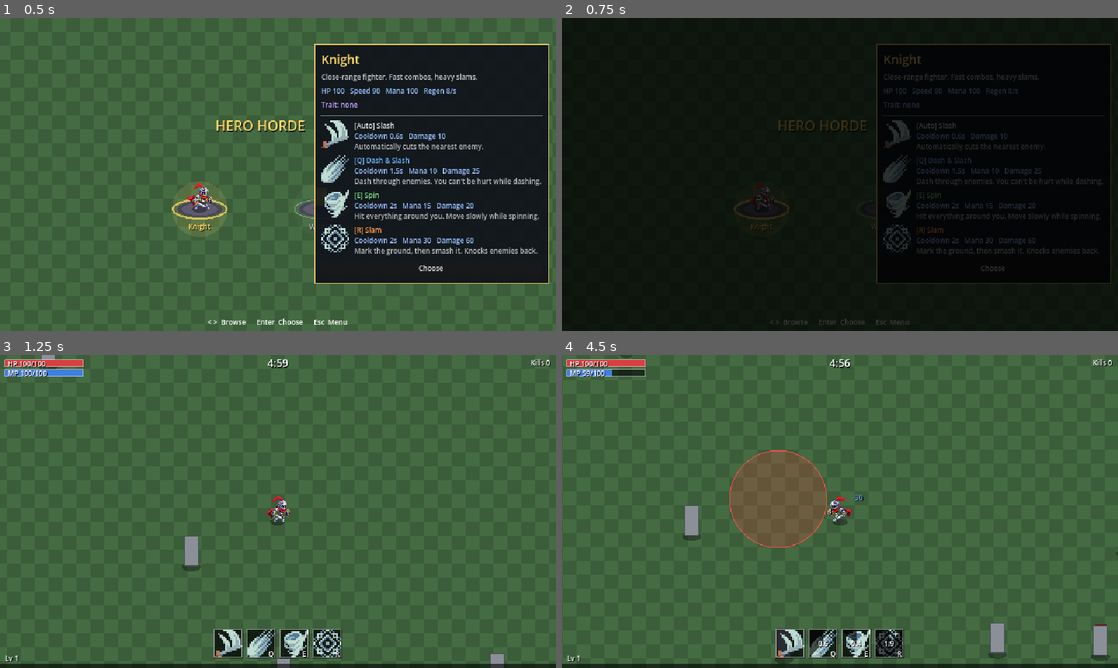
Above: before the commit, frames 1-4 (two rows, left to right).
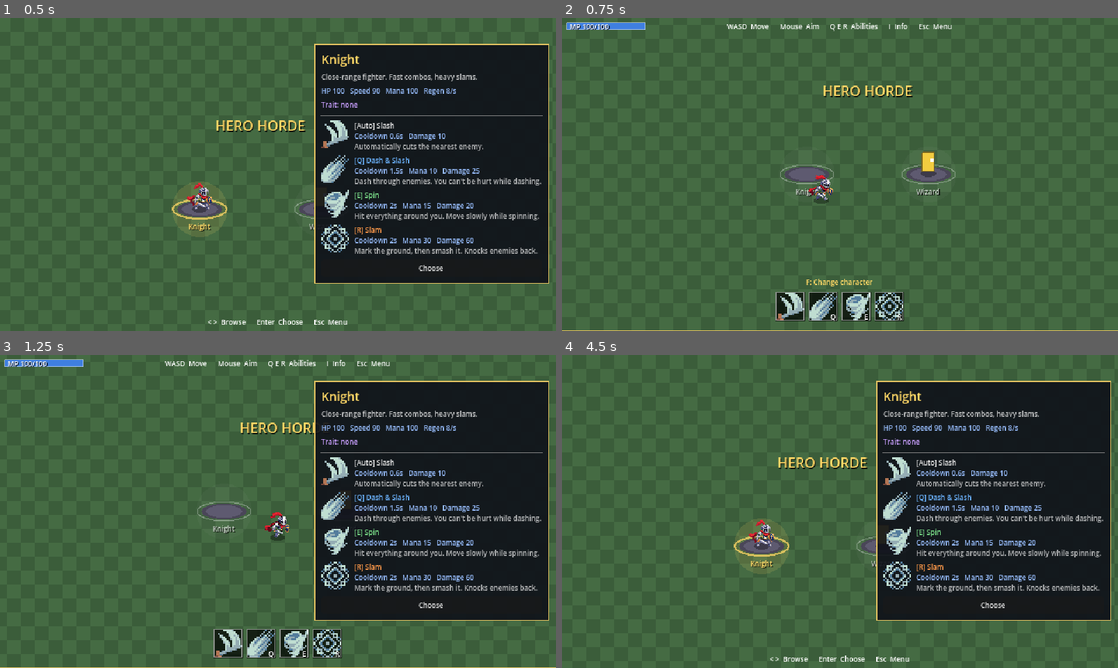
Above: after the commit, the same moments.

Repository: boki-io/game
Game: Godot game, scene res://scenes/hub.tscn
Two runs of this game, one before a commit and one after it. Both use one fixed random seed, a clock stepped at 60 frames per second and the inputs below.
Inputs (mouse positions are in pixels of both pictures, inside the frame that each line leads up to):
- Up to frame 1 (0.5 s): no input
- Up to frame 2 (0.75 s): tap Enter (hub_confirm) at 0.5 s; move the mouse to (762, 196) at 0.52 s; hold D (hub_right) from 0.53 s (still down); hold Enter (hub_confirm) from 0.53 s (still down); click (762, 196) at 0.67 s
- Up to frame 3 (1.25 s): keep holding D (hub_right); keep holding Enter (hub_confirm); tap I (hub_info) at 0.8 s
- Up to frame 4 (4.5 s): move the mouse to (728, 527) at 1.27 s; release D (hub_right) at 1.28 s; release Enter (hub_confirm) at 1.28 s; hold S (move_down) 1.28-2.03 s; tap I (hub_info) at 1.35, 3.05 s; click (728, 527) at 1.42 s; tap F (interact) at 1.55 s; move the mouse to (895, 442) at 2.02 s; hold D (hub_right) 2.03-2.78 s; hold F (interact) 2.03-2.78 s; click (895, 442) at 2.17 s; tap Enter (hub_confirm) at 2.3 s; move the mouse to (812, 574) at 2.77 s; hold W (move_up) 2.78-3.53 s; tap E (ability_e) at 2.85 s; click (812, 574) at 2.92 s; move the mouse to (1006, 558) at 3.52 s; hold F (interact) 3.53-4.28 s; hold A (hub_left) from 3.53 s (still down); tap Q (ability_q) at 3.6 s; click (1006, 558) at 3.67 s; move the mouse to (673, 464) at 4.27 s; tap R (ability_r) at 4.35 s; click (673, 464) at 4.42 s

Frame 1 is identical in both runs. In frame 2, 99% of the frame differs, in the area x 0-100%, y 0-100%; in frame 3, 36%; in frame 4, 43%.

Commit message:
Hub walk mode (M25)
Choosing a character spawns a hub-mode Player (infinite mana, no damage, no
progression), the door lights up and starts a run, interact near a pedestal
returns to browsing, and Return to Hub lands in walk mode near the door.
Effects, DamageZones and PlayerProjectiles gain clear(); CameraFollow can
ease its base offset.

Co-Authored-By: Claude Sonnet 5.5 <noreply@anthropic.com>

Diff:
--- a/scenes/hub.tscn
+++ b/scenes/hub.tscn
@@ -8,6 +8,11 @@
 [ext_resource type="Script" path="res://scripts/ui/hub_info_panel.gd" id="6"]
 [ext_resource type="Script" path="res://scripts/ui/pause_menu.gd" id="7"]
 [ext_resource type="Script" path="res://scripts/ui/debug_overlay.gd" id="8"]
+[ext_resource type="Script" path="res://scripts/ui/hud.gd" id="9"]
+[ext_resource type="Script" path="res://scripts/systems/damage_zones.gd" id="10"]
+[ext_resource type="Script" path="res://scripts/systems/player_projectiles.gd" id="11"]
+[ext_resource type="PackedScene" path="res://scenes/player_projectile.tscn" id="12"]
+[ext_resource type="Script" path="res://scripts/systems/effects.gd" id="13"]
 
 [node name="Hub" type="Node2D"]
 y_sort_enabled = true
@@ -26,6 +31,19 @@
 [node name="Pedestals" type="Node2D" parent="World"]
 y_sort_enabled = true
 
+[node name="Players" type="Node2D" parent="World"]
+y_sort_enabled = true
+
+[node name="Zones" type="Node2D" parent="World"]
+script = ExtResource("10")
+
+[node name="PlayerProjectiles" type="Node2D" parent="World"]
+script = ExtResource("11")
+projectile_scene = ExtResource("12")
+
+[node name="Effects" type="Node2D" parent="World"]
+script = ExtResource("13")
+
 [node name="Door" type="Node2D" parent="."]
 position = Vector2(480, 0)
 script = ExtResource("5")
@@ -34,6 +52,16 @@
 script = ExtResource("4")
 
 [node name="UI" type="CanvasLayer" parent="."]
+
+[node name="Hud" type="Control" parent="UI"]
+layout_mode = 3
+anchors_preset = 15
+anchor_right = 1.0
+anchor_bottom = 1.0
+grow_horizontal = 2
+grow_vertical = 2
+mouse_filter = 2
+script = ExtResource("9")
 
 [node name="DebugOverlay" type="Label" parent="UI"]
 offset_left = 6.0
@@ -69,6 +97,22 @@
 horizontal_alignment = 1
 mouse_filter = 2
 
+[node name="Prompt" type="Label" parent="UI"]
+visible = false
+anchors_preset = 12
+anchor_top = 1.0
+anchor_right = 1.0
+anchor_bottom = 1.0
+offset_top = -62.0
+offset_bottom = -48.0
+grow_horizontal = 2
+grow_vertical = 0
+theme_override_colors/font_color = Color(1, 0.85, 0.4, 1)
+theme_override_font_sizes/font_size = 8
+text = "F: Change character"
+horizontal_alignment = 1
+mouse_filter = 2
+
 [node name="PauseMenu" type="Control" parent="UI"]
 process_mode = 3
 layout_mode = 3
--- a/scripts/hub.gd
+++ b/scripts/hub.gd
@@ -1,9 +1,11 @@
 extends Node2D
-## The hub: a room with a pedestal per character. Browse mode is a camera and a cursor; walk mode (as the
-## chosen character, with a door to the run) comes in the next milestone.
+## The hub: a room with a pedestal per character. Browse mode is a camera and a cursor; choosing a character
+## switches to walk mode, where you are that character (infinite mana, no damage) and can walk through the
+## door in the north wall to start a run. Standing at a pedestal and pressing interact goes back to browsing.
 
 enum Mode { BROWSE, WALK }
 
+const PLAYER_SCENE := preload("res://scenes/player.tscn")
 const PEDESTAL_Y := 380.0
 const PEDESTAL_SPACING := 140.0
 const CENTER_X := 480.0
@@ -11,54 +13,74 @@
 const BROWSE_OFFSET := Vector2(90, 0)
 const BROWSE_LIFT := 40.0
 const MODE_LOCKOUT := 0.2  # confirm and interact are ignored this long after a mode change
+const INTERACT_RADIUS := 60.0  # less than half the pedestal spacing, so at most one pedestal qualifies
+const SPAWN_BELOW_PEDESTAL := 30.0
+const SPAWN_BELOW_DOOR := 40.0  # below the door trigger, when returning from a run
+const CAMERA_BLEND := 0.3
+const BROWSE_HINT := "< >  Browse      Enter  Choose      Esc  Menu"
+const WALK_HINT := "WASD  Move      Mouse  Aim      Q E R  Abilities      I  Info      Esc  Menu"
 
 var mode := Mode.BROWSE
 var characters: Array[CharacterData] = []
 var pedestals: Array[HubPedestal] = []
-var focus_index := 0
+var focus_index := 0  # browse: the focused pedestal. walk: the character being played
+var player: Player
 
 var _lockout := 0.0
-var _confirmed := false
+var _entering_run := false
 
 @onready var pedestals_root: Node2D = $World/Pedestals
+@onready var players_root: Node2D = $World/Players
 @onready var camera: CameraFollow = $Camera
 @onready var door: HubDoor = $Door
 @onready var panel: HubInfoPanel = $UI/InfoPanel
 @onready var hint: Label = $UI/HintBar
+@onready var prompt: Label = $UI/Prompt
+@onready var hud: Hud = $UI/Hud
 
 
 func _ready() -> void:
 	EnemyGrid.clear()
 	characters = CharacterRegistry.all()
 	_build_pedestals()
-	camera.base_offset = BROWSE_OFFSET
 	panel.choose_pressed.connect(_confirm)
+	door.player_entered.connect(_enter_run)
 	door.set_open(false)
-	# Coming back from a run lands on the character just played (walk mode replaces this later).
+	# Coming back from a run: walk mode as the character just played, below the door.
 	var last := GameSession.last_character
-	var start := 0
 	if last:
 		for i in characters.size():
 			if characters[i].id == last.id:
-				start = i
-	_focus(start, true)
+				_enter_walk(i, Vector2(door.position.x, SPAWN_BELOW_DOOR + HubDoor.SIZE.y), true)
+				return
+	_enter_browse(0, true)
 
 
 func _process(delta: float) -> void:
 	_lockout = maxf(_lockout - delta, 0.0)
+	prompt.visible = mode == Mode.WALK and is_instance_valid(player) and _pedestal_near_player() != null
 
 
 func _unhandled_input(event: InputEvent) -> void:
-	if SceneFader.busy or mode != Mode.BROWSE:
-		return
-	if event.is_action_pressed(&"hub_left"):
-		_focus(posmod(focus_index - 1, characters.size()))
-	elif event.is_action_pressed(&"hub_right"):
-		_focus(posmod(focus_index + 1, characters.size()))
-	elif event.is_action_pressed(&"hub_confirm"):
-		_confirm()
+	if SceneFader.busy:
+		return
+	if mode == Mode.BROWSE:
+		if event.is_action_pressed(&"hub_left"):
+			_focus(posmod(focus_index - 1, characters.size()))
+		elif event.is_action_pressed(&"hub_right"):
+			_focus(posmod(focus_index + 1, characters.size()))
+		elif event.is_action_pressed(&"hub_confirm"):
+			_confirm()
+		else:
+			return
 	else:
-		return
+		if event.is_action_pressed(&"interact"):
+			if _lockout <= 0.0 and _pedestal_near_player() != null:
+				_enter_browse(focus_index, false)
+		elif event.is_action_pressed(&"hub_info"):
+			panel.visible = not panel.visible
+		else:
+			return
 	get_viewport().set_input_as_handled()
 
 
@@ -90,12 +112,90 @@
 		Audio.play(&"hub_focus")
 
 
+## Browse mode with `index` focused. Removes the Player (if any) and everything it left pending.
+func _enter_browse(index: int, instant: bool) -> void:
+	_remove_player()
+	mode = Mode.BROWSE
+	_lockout = MODE_LOCKOUT
+	for p in pedestals:
+		p.set_figure_visible(true)
+	door.set_open(false)
+	camera.set_base_offset(BROWSE_OFFSET, 0.0 if instant else 0.25)
+	panel.visible = true
+	_place_hint(BROWSE_HINT, false)
+	focus_index = -1  # so _focus reports a change only when the player moves it
+	_focus(index, instant)
+	focus_index = index
+
+
+func _place_hint(text: String, at_top: bool) -> void:
+	hint.text = text
+	hint.anchor_top = 0.0 if at_top else 1.0
+	hint.anchor_bottom = hint.anchor_top
+	hint.offset_top = 4.0 if at_top else -16.0
+	hint.offset_bottom = hint.offset_top + 12.0
+
+
 func _confirm() -> void:
-	if _lockout > 0.0 or _confirmed or SceneFader.busy or mode != Mode.BROWSE:
-		return
-	_confirmed = true
+	if _lockout > 0.0 or SceneFader.busy or mode != Mode.BROWSE:
+		return
 	Audio.play(&"hub_choose")
-	# TEMPORARY until walk mode lands: choosing starts a run straight away.
+	var pedestal := pedestals[focus_index]
+	var fx := Effects.get_for(self)
+	if fx:
+		fx.ring(pedestal.position, 30.0)
+		fx.puff(pedestal.position + Vector2(0, -12), Color("ffd866"))
+	_enter_walk(focus_index, pedestal.position + Vector2(0, SPAWN_BELOW_PEDESTAL), false)
+	Audio.play(&"door_open")
+
+
+## Walk mode as characters[index], standing at `pos`.
+func _enter_walk(index: int, pos: Vector2, instant: bool) -> void:
+	_remove_player()
+	mode = Mode.WALK
+	_lockout = MODE_LOCKOUT
+	focus_index = index
+	for i in pedestals.size():
+		pedestals[i].focused = false
+		pedestals[i].set_figure_visible(i != index)
+	player = PLAYER_SCENE.instantiate()
+	player.character = characters[index]
+	player.hub_mode = true
+	player.position = pos
+	players_root.add_child(player)
+	hud.bind(player)
+	panel.visible = false
+	_place_hint(WALK_HINT, true)  # the ability icons sit at the bottom in walk mode
+	camera.set_base_offset(Vector2.ZERO, 0.0 if instant else CAMERA_BLEND)
+	if instant:
+		camera.browse_to(pos - Vector2(0, 12), true)
+	door.set_open(true)
+
+
+## Removes the Player immediately (not queue_free, so a same-frame spawn can never leave two) and clears
+## anything it left pending: meteors, damage fields, bolts in flight and effects.
+func _remove_player() -> void:
+	if is_instance_valid(player):
+		PlayerRegistry.unregister(player)
+		players_root.remove_child(player)
+		player.free()
+	player = null
+	for node in [$World/Effects, $World/Zones, $World/PlayerProjectiles]:
+		node.clear()
+
+
+func _pedestal_near_player() -> HubPedestal:
+	for p in pedestals:
+		if p.position.distance_to(player.global_position) < INTERACT_RADIUS:
+			return p
+	return null
+
+
+func _enter_run() -> void:
+	if _entering_run or mode != Mode.WALK or SceneFader.busy:
+		return
+	_entering_run = true
+	Audio.play(&"door_enter")
 	GameSession.start_run(characters[focus_index])
 
 
--- a/scripts/player/player.gd
+++ b/scripts/player/player.gd
@@ -8,6 +8,8 @@
 
 ## Set before adding to the tree. Supplies abilities, base stats, color and upgrade pool.
 var character: CharacterData
+## Set before adding to the tree. The hub: infinite mana, no damage to take, no progression.
+var hub_mode := false
 
 var facing := Vector2.RIGHT
 var dead := false
@@ -69,6 +71,7 @@
 func _apply_character() -> void:
 	max_hp = character.max_hp
 	mana.configure(character.max_mana, character.mana_regen)
+	mana.infinite = hub_mode
 	move_speed = character.move_speed
 	sprite.body_color = character.body_color
 	caster.ability_auto = character.ability_auto
--- a/scripts/systems/camera_follow.gd
+++ b/scripts/systems/camera_follow.gd
@@ -11,6 +11,7 @@
 var base_offset := Vector2.ZERO
 
 var _browse_tween: Tween
+var _offset_tween: Tween
 var _blend := 1.0  # 0..1 while blending from a browse position to following the player
 var _blend_from := Vector2.ZERO
 var _had_target := false
@@ -33,6 +34,17 @@
 	limit_right = Arena.world_size.x
 	limit_bottom = Arena.world_size.y
 	process_callback = Camera2D.CAMERA2D_PROCESS_PHYSICS
+
+
+## Eases `base_offset` to `value` (the hub shifts the view between browse and walk mode).
+func set_base_offset(value: Vector2, time: float = 0.0) -> void:
+	if _offset_tween:
+		_offset_tween.kill()
+	if time <= 0.0:
+		base_offset = value
+		return
+	_offset_tween = create_tween()
+	_offset_tween.tween_property(self, "base_offset", value, time)
 
 
 ## Moves the camera to a world position over BROWSE_TIME. Only used while no player exists.
--- a/scripts/systems/damage_zones.gd
+++ b/scripts/systems/damage_zones.gd
@@ -14,6 +14,12 @@
 func _ready() -> void:
 	add_to_group(&"zones")
 	z_index = 5
+
+
+## Drops every pending burst and field (used when the hub changes character).
+func clear() -> void:
+	_zones.clear()
+	queue_redraw()
 
 
 ## Capsule along a..b. Hits every `interval` seconds, `ticks` times, the first one at once.
--- a/scripts/systems/effects.gd
+++ b/scripts/systems/effects.gd
@@ -22,6 +22,18 @@
 func _ready() -> void:
 	add_to_group(&"effects")
 	z_index = 10  # above the y-sorted world
+
+
+## Drops every pending visual and number (used when the hub changes character).
+func clear() -> void:
+	_numbers.clear()
+	_fx.clear()
+	for child in get_children():
+		var sprite := child as AnimatedSprite2D
+		if sprite and sprite.visible:
+			sprite.stop()
+			_recycle_sprite(sprite)
+	queue_redraw()
 
 
 func damage_number(pos: Vector2, amount: float) -> void:
--- a/scripts/systems/mana.gd
+++ b/scripts/systems/mana.gd
@@ -5,6 +5,9 @@
 
 @export var base_max: float = 100.0
 @export var base_regen: float = 8.0  # per second
+
+## Practice mode (the hub): spending never reduces mana, so every cast is affordable.
+var infinite := false
 
 var current := 0.0
 var _known_max := 0.0
@@ -50,6 +53,9 @@
 
 
 func spend(cost: float) -> void:
+	if infinite:
+		changed.emit(current, max_mana())
+		return
 	current = maxf(current - cost, 0.0)
 	changed.emit(current, max_mana())
 
--- a/scripts/systems/player_projectiles.gd
+++ b/scripts/systems/player_projectiles.gd
@@ -35,6 +35,14 @@
 	return true
 
 
+## Retires every bolt in flight (used when the hub changes character).
+func clear() -> void:
+	for child in get_children():
+		var p := child as PlayerProjectile
+		if p and p.active:
+			p.retire()
+
+
 func release(p: PlayerProjectile) -> void:
 	_live -= 1
 	_pool.append(p)
--- a/tests/hub_browse.gd
+++ b/tests/hub_browse.gd
@@ -95,10 +95,15 @@
 		await physics_frame
 	_check(hub.focus_index == 0, "clicking a pedestal focuses it")
 
-	# Choose starts exactly one run.
-	_session.last_character = null
+	# Choose confirms exactly once: one Player of the focused character, in walk mode.
+	hub._focus(1, true)
+	await physics_frame
+	for i in 20:
+		await physics_frame  # past the mode lockout
 	hub._confirm()
 	hub._confirm()
-	_check(_session.last_character == chars[0], "Choose sets the character")
+	await physics_frame
+	_check(hub.mode == hub.Mode.WALK, "Choose enters walk mode")
+	_check(_players.players.size() == 1 and _players.players[0].character == chars[1], "exactly one Player of the chosen character")
 	print("FAIL" if _failed else "PASS")
 	quit(1 if _failed else 0)
--- /dev/null
+++ b/tests/hub_walk.gd
@@ -0,0 +1,116 @@
+extends SceneTree
+## Hub walk mode: choosing spawns exactly one Player with infinite mana, the door lights up, interact near a
+## pedestal goes back to browsing and wipes pending meteors and bolts, the same key press cannot choose and
+## interact, and walking into the door starts a run.
+## Run: godot --headless --path . --script tests/hub_walk.gd
+
+var _failed := false
+var _session: Node
+var _fader: Node
+var _players: Node
+
+
+func _check(ok: bool, what: String) -> void:
+	if not ok:
+		_failed = true
+		print("FAIL: ", what)
+
+
+func _action(action: StringName) -> void:
+	var e := InputEventAction.new()
+	e.action = action
+	e.pressed = true
+	Input.parse_input_event(e)
+	await physics_frame
+	e = InputEventAction.new()
+	e.action = action
+	e.pressed = false
+	Input.parse_input_event(e)
+	await physics_frame
+
+
+func _wait(frames: int) -> void:
+	for i in frames:
+		await physics_frame
+
+
+func _init() -> void:
+	await process_frame
+	await process_frame
+	_session = root.get_node("GameSession")
+	_fader = root.get_node("SceneFader")
+	_players = root.get_node("PlayerRegistry")
+	var hub: Node = load("res://scenes/hub.tscn").instantiate()
+	root.add_child(hub)
+	current_scene = hub
+	await _wait(90)
+	var chars := CharacterRegistry.all()
+
+	# Choose the Wizard with the real input action.
+	hub._focus(1, true)
+	await _wait(20)
+	await _action(&"hub_confirm")
+	_check(hub.mode == hub.Mode.WALK, "walk mode after confirm")
+	_check(_players.players.size() == 1, "exactly one Player")
+	var p = _players.players[0]
+	_check(p.character == chars[1] and p.hub_mode, "a hub-mode Wizard")
+	_check(hub.door.is_open, "the door is lit")
+	_check(not hub.panel.visible, "the info panel closed")
+	_check(not hub.pedestals[1].get_child(0).visible, "the Wizard's pedestal figure is hidden")
+	_check(hub.pedestals[0].get_child(0).visible, "the other figure is shown")
+	_check(not p.hurtbox.invulnerable, "no invulnerability is used in the hub")
+
+	# Infinite mana, normal cooldowns.
+	var mana = p.mana.current
+	p.player_input.aim_vector = Vector2.RIGHT
+	p.player_input.ability_pressed.emit(&"r")  # a meteor, pending for 0.7s
+	await physics_frame
+	_check(p.mana.current >= mana, "casting does not reduce mana")
+	_check(p.caster.cooldowns[&"r"] > 0.0, "cooldowns still run")
+	_check(not hub.get_node("World/Zones")._zones.is_empty(), "the meteor is pending")
+
+	# interact is ignored away from the pedestals ...
+	await _wait(20)  # past the mode lockout
+	p.global_position = Vector2(480, 150)
+	await _wait(2)
+	await _action(&"interact")
+	_check(hub.mode == hub.Mode.WALK, "interact does nothing away from a pedestal")
+	_check(not hub.prompt.visible, "no prompt away from a pedestal")
+
+	# ... and works next to one, whichever pedestal it is, returning to the character being played.
+	p.global_position = hub.pedestals[0].position + Vector2(0, 20)
+	await _wait(3)
+	_check(hub.prompt.visible, "the prompt shows near a pedestal")
+	await _action(&"interact")
+	_check(hub.mode == hub.Mode.BROWSE, "interact returns to browse mode")
+	_check(hub.focus_index == 1, "the character being played is focused")
+	_check(_players.players.is_empty(), "the Player is gone at once")
+	_check(hub.pedestals[1].get_child(0).visible, "the figure is back")
+	_check(not hub.door.is_open, "the door is dark again")
+	_check(hub.panel.visible, "the panel is back")
+	_check(hub.get_node("World/Zones")._zones.is_empty(), "the pending meteor was cleared")
+
+	# interact right after a confirm is ignored (one F press cannot do both).
+	await _wait(20)
+	hub._focus(0, true)
+	await _action(&"hub_confirm")
+	_check(hub.mode == hub.Mode.WALK and _players.players.size() == 1, "chose the Knight, still exactly one Player")
+	p = _players.players[0]
+	_check(p.character == chars[0], "the Knight")
+	p.global_position = hub.pedestals[0].position + Vector2(0, 20)
+	hub._lockout = 0.2
+	await _action(&"interact")
+	_check(hub.mode == hub.Mode.WALK, "interact inside the lockout is ignored")
+
+	# The door starts a run.
+	await _wait(20)
+	p.global_position = Vector2(480, 60)
+	await _wait(3)
+	p.global_position = Vector2(480, 12)
+	await _wait(5)
+	_check(_fader.busy, "walking into the door starts the fade")
+	await _wait(120)
+	_check(current_scene.name == "Main" and _session.last_character == chars[0], "a run as the Knight started")
+
+	print("FAIL" if _failed else "PASS")
+	quit(1 if _failed else 0)
--- a/tests/scene_flow.gd
+++ b/tests/scene_flow.gd
@@ -72,8 +72,13 @@
 	await _wait_idle()
 	_check(_scene_name() == "Hub", "hub scene loaded")
 	_check(Arena.world_size == Vector2i(960, 560), "hub arena size is not stale")
-	_check(root.get_node("PlayerRegistry").players.is_empty(), "no Player in the hub")
-	_check(current_scene.focus_index == 0 and _session.last_character == knight, "hub remembers the last character")
+	var players = root.get_node("PlayerRegistry").players
+	_check(players.size() == 1 and players[0].character == knight, "back in the hub as the Knight")
+	_check(current_scene.mode == current_scene.Mode.WALK, "return lands in walk mode")
+	_check(players[0].global_position.y > 40.0 and players[0].global_position.y < 80.0, "below the door")
+	for i in 90:
+		await physics_frame
+	_check(_scene_name() == "Hub", "the return does not re-enter the run")
 
 	_session.restart_run()
 	await _wait_idle()
Not shown, added: tests/chain_lightning.gd.uid
Not shown, added: tests/crowd_performance.gd.uid
Not shown, added: tests/dash_immunity.gd.uid
Not shown, added: tests/dasher_lane.gd.uid
Not shown, added: tests/double_dash.gd.uid
Not shown, added: tests/fixture.gd.uid
Not shown, added: tests/hub_browse.gd.uid
Not shown, added: tests/hub_data.gd.uid
Not shown, added: tests/phase_belt.gd.uid
Not shown, added: tests/scene_flow.gd.uid
Not shown, added: tests/wizard_abilities.gd.uid
